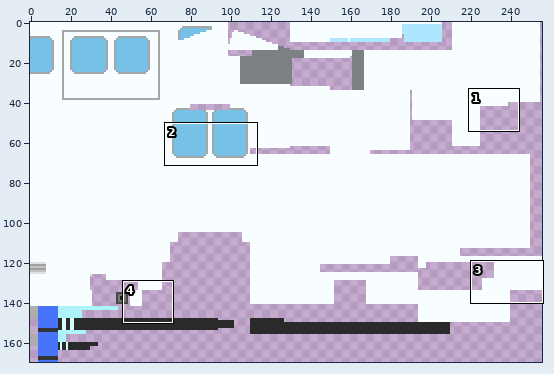
Sprite sheet: textures/death_animation.png. Above: a wide view before the commit, with the close-up outlined.
Close-up. Old version:
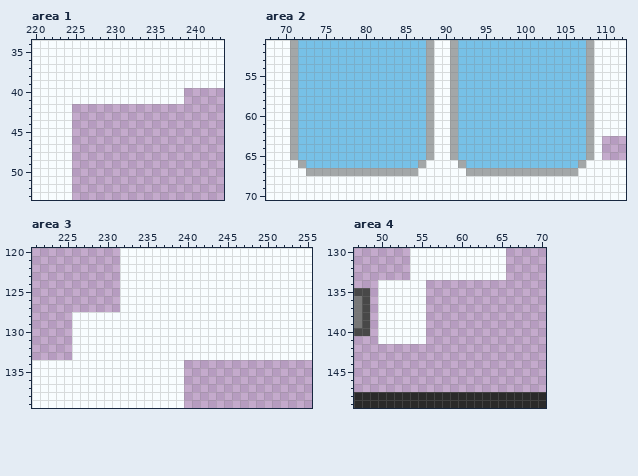
The file is 256x170 pixels. Colours within 5 levels of each other are drawn and written as one. Shown: area 1: x 220..243, y 34..53; area 2: x 68..112, y 51..70; area 3: x 221..255, y 120..139; area 4: x 47..70, y 130..149. The commit also changed other parts of the picture, which this record leaves out.
The same view after the edit:
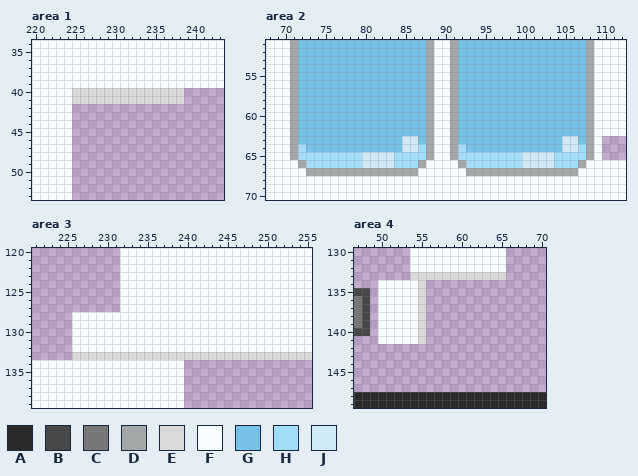
Palette (. is transparent): A #2a2a2a  B #484848  C #777777  D #a3a7a8  E #d9d9d9  F #f8fdff  G #77c1e7  H #a2dcf9  J #d0e9f6
Changes in this commit:
Area 1:
y 40..41: x 225..238 FFFFFFFFFFFFFF -> EEEEEEEEEEEEEE
Area 2:
y 63: x 85..86 GG -> JJ; x 105..106 GG -> JJ
y 64: x 72 G -> H; x 85..87 GGG -> JJH; x 92 G -> H; x 105..107 GGG -> JJH
y 65: x 72..87 GGGGGGGGGGGGGGGG -> HHHHHHHHJJJJHHHH; x 92..107 GGGGGGGGGGGGGGGG -> HHHHHHHHJJJJHHHH
y 66: x 73..86 GGGGGGGGGGGGGG -> HHHHHHHJJJJHHH; x 93..106 GGGGGGGGGGGGGG -> HHHHHHHJJJJHHH
Area 3:
y 133: x 226..255 FFFFFFFFFFFFFFFFFFFFFFFFFFFFFF -> EEEEEEEEEEEEEEEEEEEEEEEEEEEEEE
Area 4:
y 133: x 54..65 FFFFFFFFFFFF -> EEEEEEEEEEEE
y 134..141: x 55 F -> E
Boxes around the changes in both close-ups, in picture pixels (x1, y1, x2, y2):
changed: (72, 88, 184, 104)
changed: (298, 136, 426, 168)
changed: (458, 136, 586, 168)
changed: (72, 352, 312, 360)
changed: (410, 272, 506, 344)
